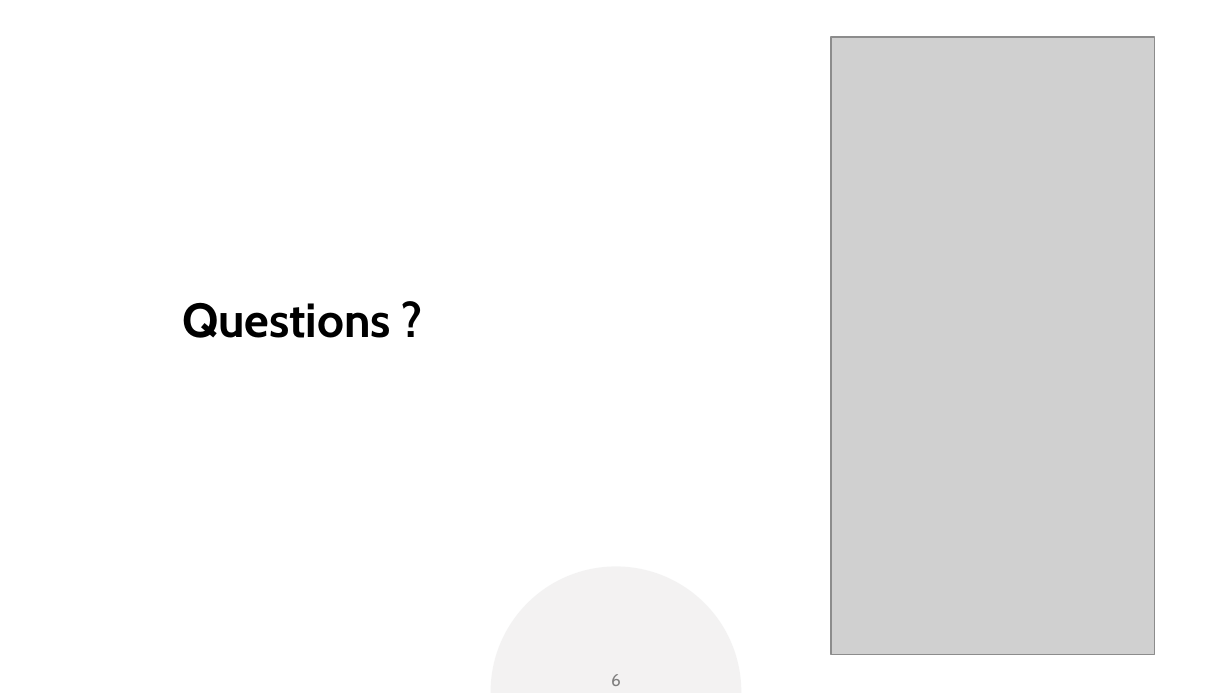
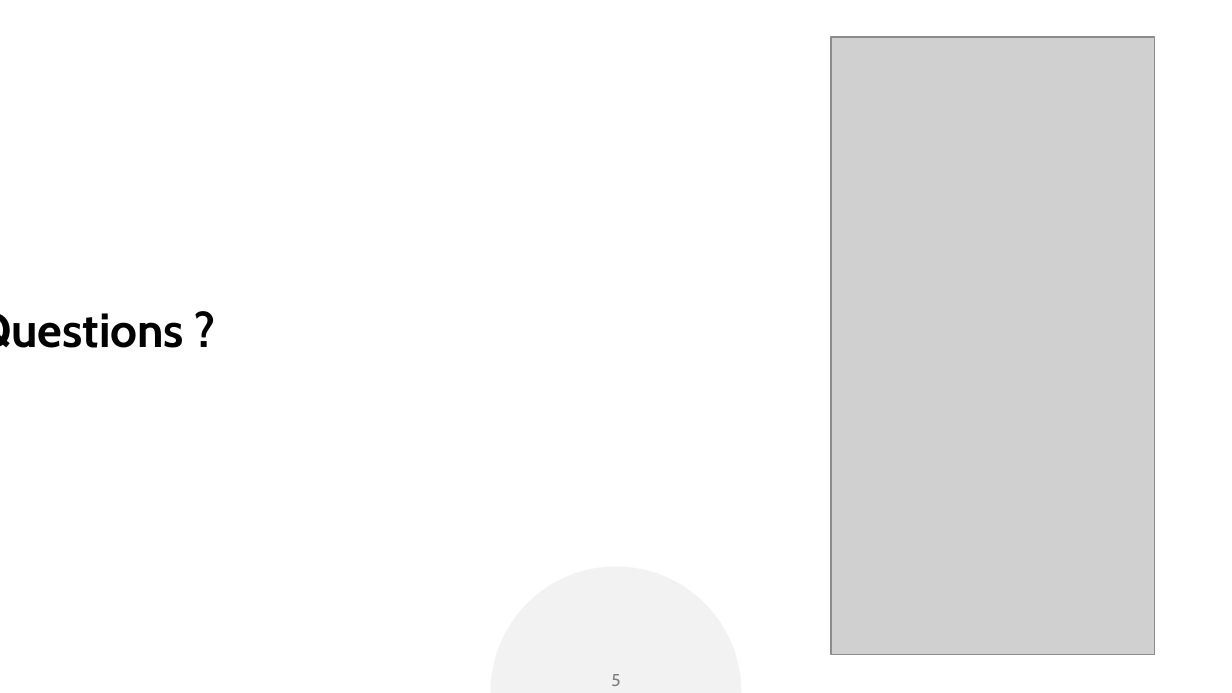
Before and after one commit to val-mon/hackvs, a slide deck: slide 5 of pitch.pptx (slide 6 before the commit). Drawn at 1232x693 pixels with LibreOffice and Linux fonts; fonts in the diff are those of the drawing; grey boxes stand for pictures. Boxes give left, top, right and bottom in pixels: in the first picture for what was removed or moved away, otherwise in the second. Text is boxed around its words. In the diff, an @@ line names an element or a change of style, - is before the commit and + after.

```diff
--- a/pitch.pptx
+++ b/pitch.pptx
@@ title "Questions ?" rewrapped from [182, 302, 391, 338] to [0, 313, 184, 348] @@
@@ page number at [611, 674, 620, 686]: text changed @@
-6
+5
```
Also in this commit, not shown: 2 other slides changed, 1 slide removed, 1 other file.
